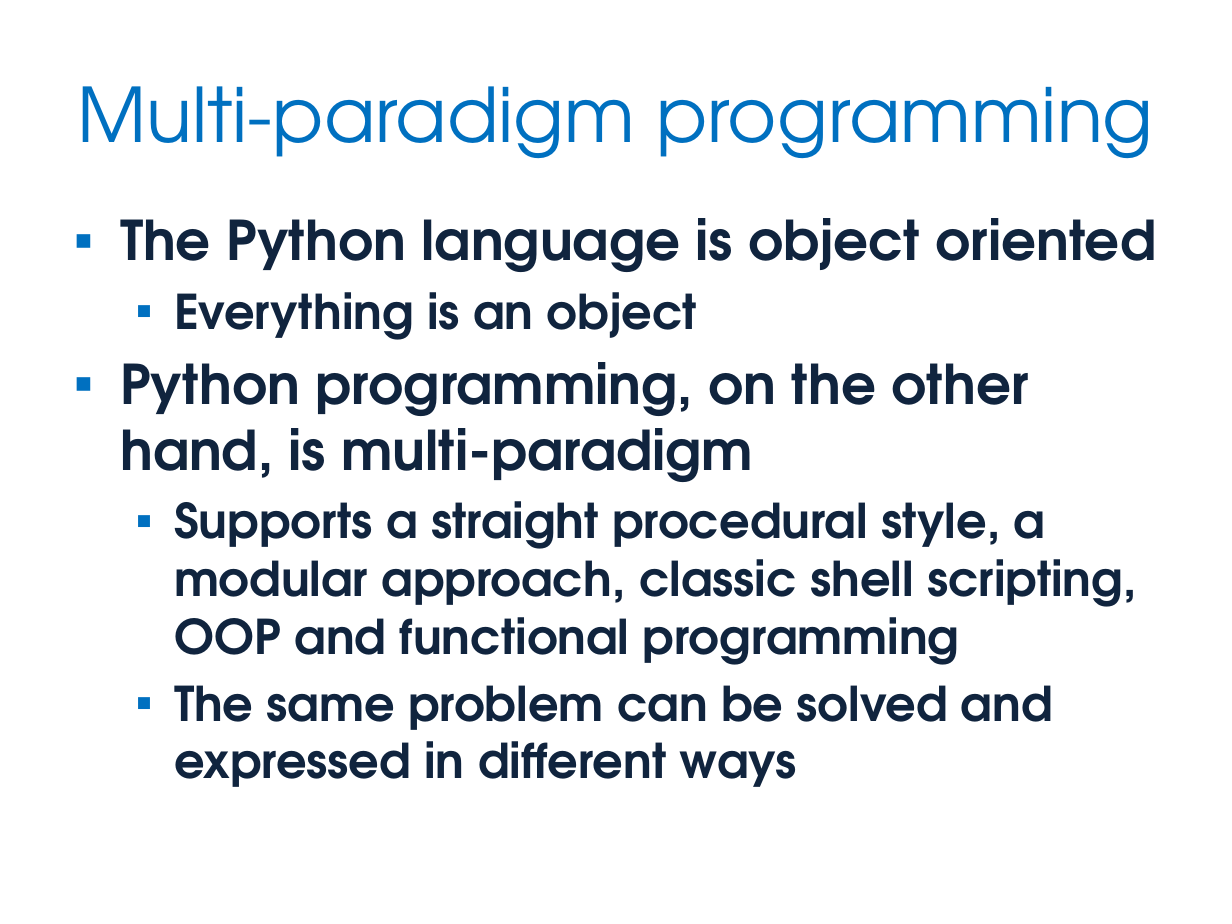
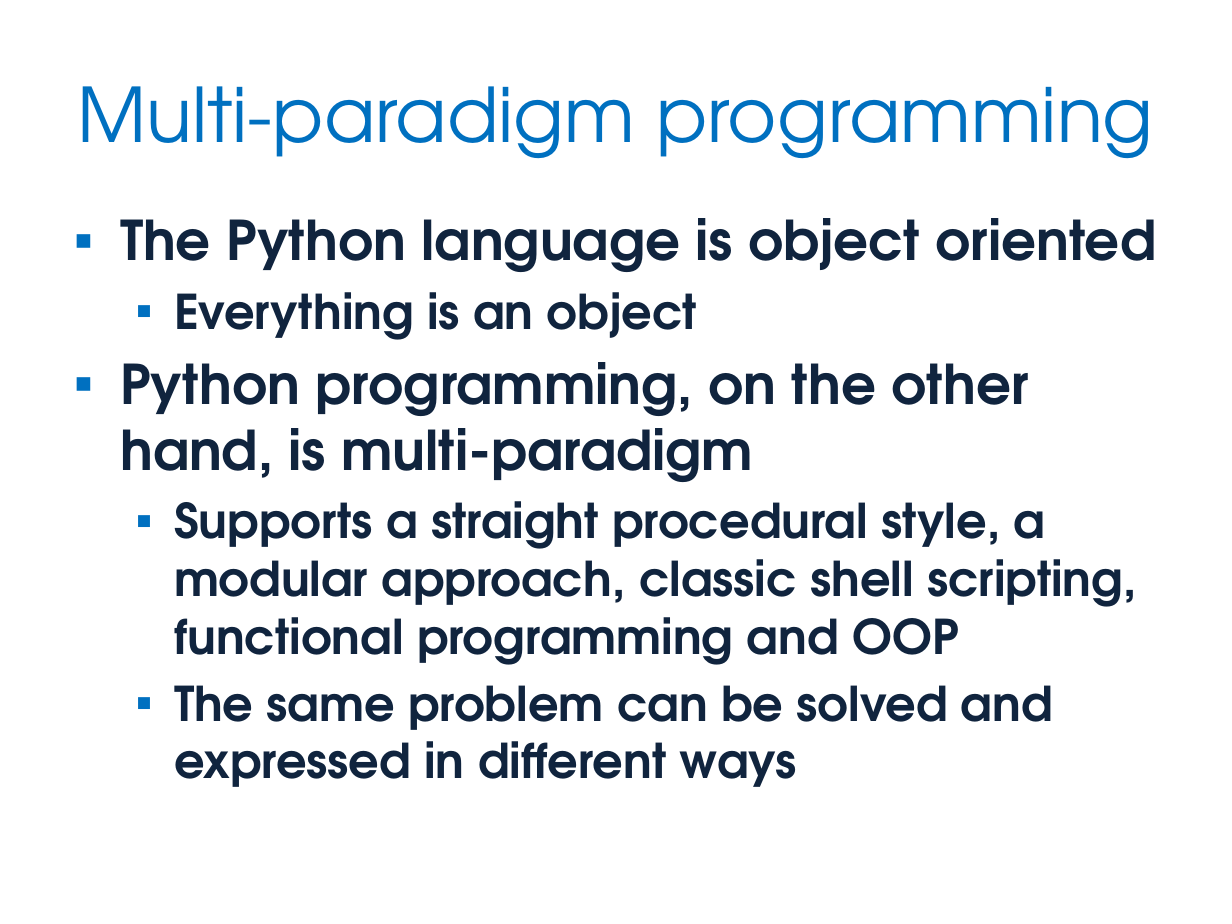
Before and after one commit to JonJagger/two-day-courses, a slide deck: slide 24 of pf/Python Foundation.pptx. Drawn at 1232x924 pixels with LibreOffice and Linux fonts; fonts in the diff are those of the drawing. Boxes give left, top, right and bottom in pixels: in the first picture for what was removed or moved away, otherwise in the second. Text is boxed around its words. In the diff, an @@ line names an element or a change of style, - is before the commit and + after.

Commit message:
Changes from Kevlin: - Minor formatting fixes - Legacy references on Facts at a Glance slide for Classes & Objects removed - Incomplete sub-bullet on slide in Iteration chapter completed - Sequence of slides in Multi-Paradigm Programming chapter tweaked - Removed Ad hoc data structures from Built-in Containers chapter

```diff
--- a/pf/Python Foundation.pptx
+++ b/pf/Python Foundation.pptx
@@ text at <box>174,501,1137,665</box>: text changed @@
-  ▪ Supports a straight procedural style, a modular approach, classic shell scripting, OOP and functional programming
+  ▪ Supports a straight procedural style, a modular approach, classic shell scripting, functional programming and OOP
```
Also in this commit, not shown: 6 other slides changed, 1 slide removed, 1 other file.
